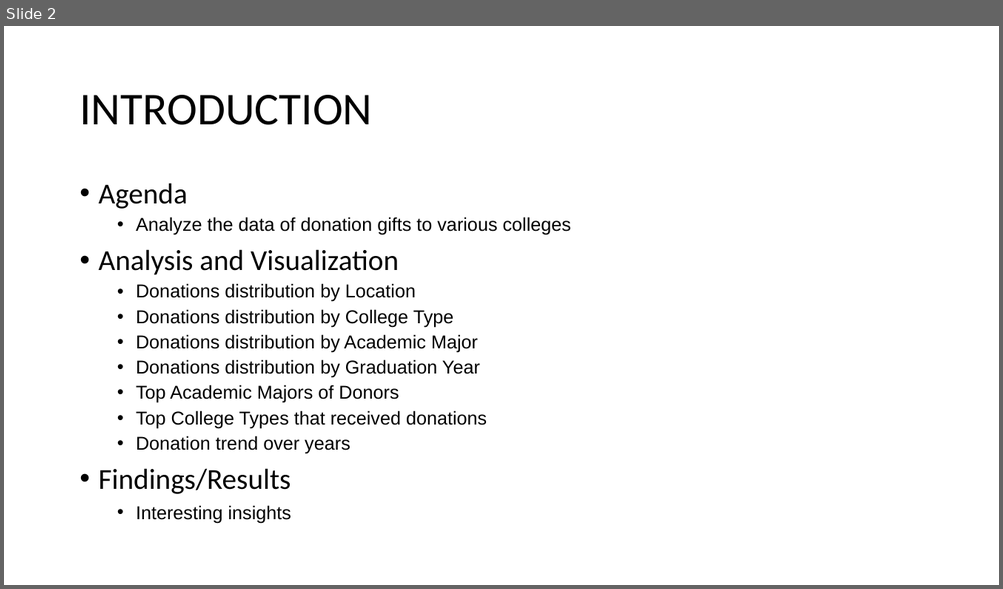
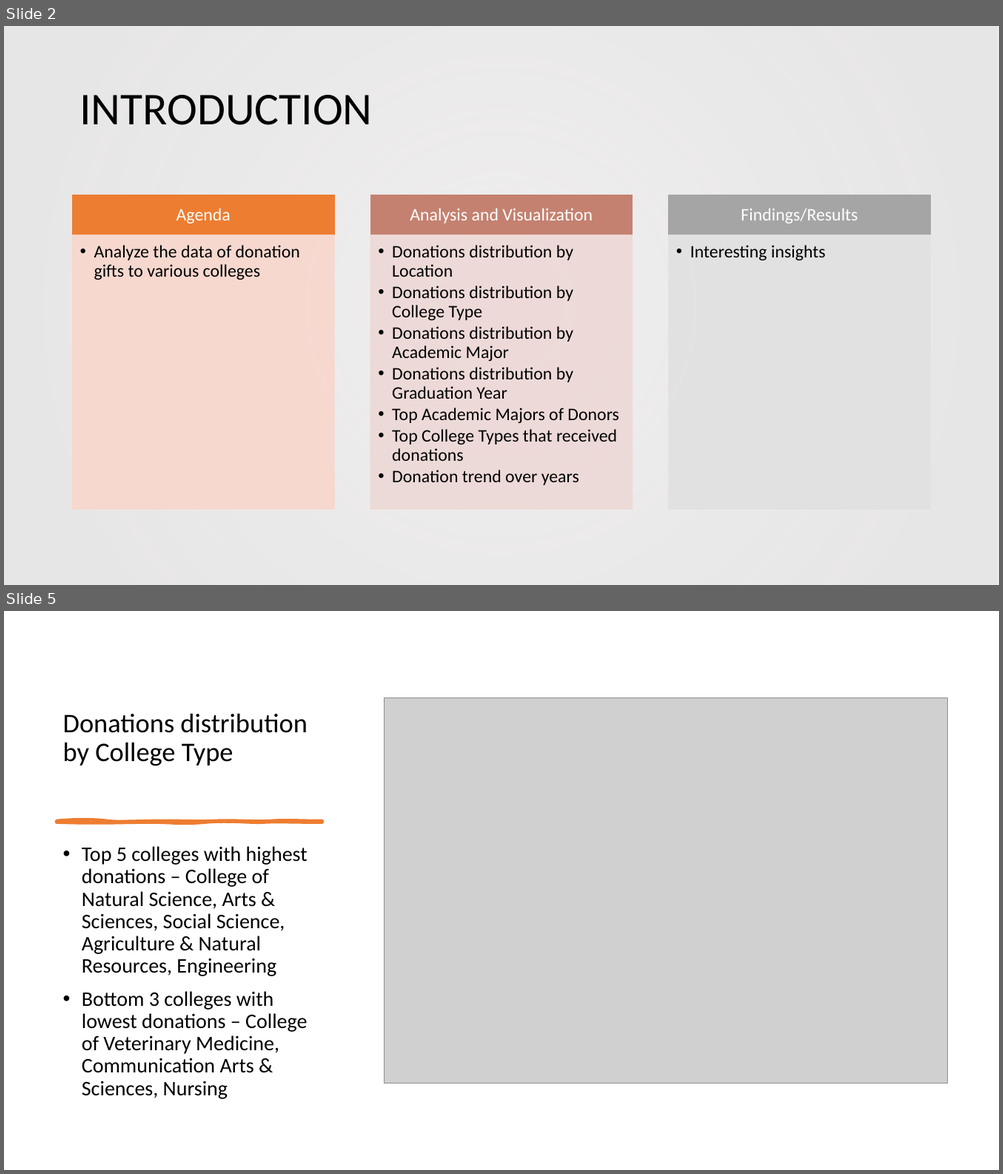
Before and after one commit to ShrutiMR/Data_Analysis_and_Reporting_of_College_Donations, a slide deck: College_Donations_Analysis_Report.pptx. Shown one above the other, each under a label of ours: slide 2 before the commit, slides 2 and 5 after it; the slides between them are not shown. The pictures are 1003x589 and 1003x1174 pixels, drawn with LibreOffice and Linux fonts; fonts in the diff are those of the drawing; grey boxes stand for pictures; background and template pictures are left out. Boxes give left, top, right and bottom in pixels: in the first picture for what was removed or moved away, otherwise in the second. Text is boxed around its words. In the diff, an @@ line names an element or a change of style, - is before the commit and + after.

```diff
--- a/College_Donations_Analysis_Report.pptx
+++ b/College_Donations_Analysis_Report.pptx
@@ slide 5 added at <box>4,611,999,1170</box>, background #FFFFFF @@
@@ picture added at <box>384,698,947,1084</box> @@
@@ title added at <box>63,713,307,766</box>, 26 pt, text #000000 @@
+Donations distribution by College Type
@@ freeform shape added at <box>57,820,322,822</box>, fill #ED7D31, outline #ED7D31 3 pt @@
@@ text added at <box>82,846,307,1099</box>, 20 pt, text #000000 @@
+• Top 5 colleges with highest donations – College of Natural Science, Arts & Sciences, Social Science, Agriculture & Natural Resources, Engineering
+• Bottom 3 colleges with lowest donations – College of Veterinary Medicine, Communication Arts & Sciences, Nursing
@@ slide 2 changed as well @@
@@ rectangle added at <box>4,26,999,585</box>, fill gradient #E7E6E6 @@
@@ text at <box>99,183,571,275</box>: paragraphs removed @@
-• Agenda
-  • Analyze the data of donation gifts to various colleges
-• Analysis and Visualization
@@ text "Donations distribution by Location": place and size @@
-text "Donations distribution by Location" at <box>99,183,571,523</box>
+text "Donations distribution by Location" at <box>392,245,619,486</box>
@@ text "Donations distribution by Location" at <box>392,245,619,486</box>: size 18 to 17 pt, font Arial to Calibri; indent changed; less space between paragraphs @@
@@ group added at <box>73,195,930,509</box>: 6 rectangles, 5 texts @@
+Agenda
+  • Analyze the data of donation gifts to various colleges
+Analysis and Visualization
+Findings/Results
+  • Interesting insights
@@ text at <box>99,469,291,523</box>: paragraphs removed @@
-• Findings/Results
-  • Interesting insights
```
Also in this commit, not shown: 3 other slides changed, 8 other slides added, 7 slides removed.
